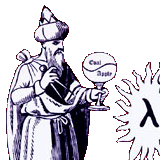
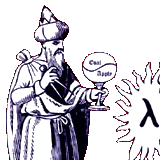
The second w=160, h=160 image is a revision of the first. Changes to its layers:
painted on "Wizard original" over bbox(7, 9, 160, 160)
